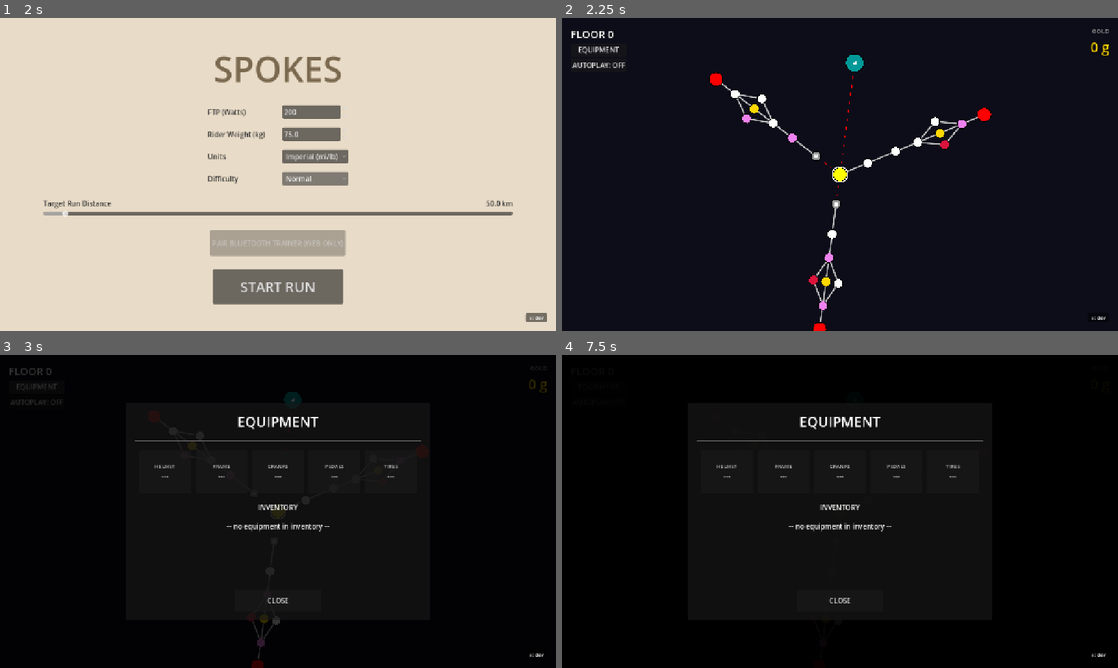
Above: before the commit, frames 1-4 (two rows, left to right).
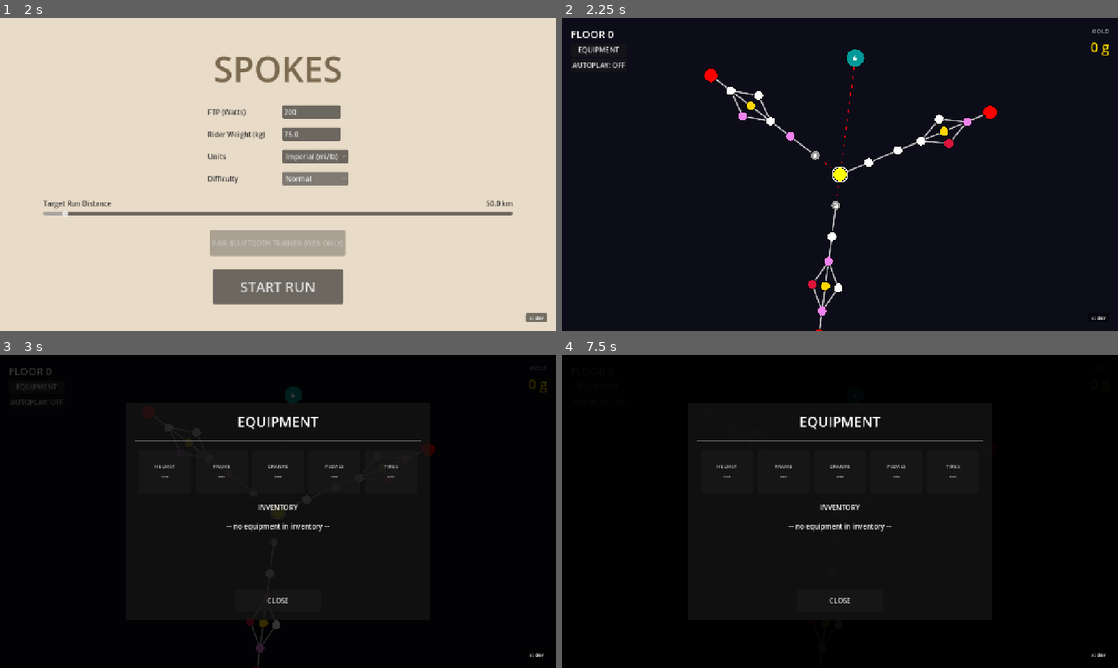
Above: after the commit, the same moments.

Repository: alexkibler/spokes-godot
Game: Godot game, scene res://src/scenes/MenuScene.tscn
The game is run twice, just before and just after one commit, with the same random seed, the same clock (stepped at 60 frames per second) and the same inputs.
Inputs (mouse positions are in pixels of both pictures, inside the frame that each line leads up to):
- Up to frame 1 (2 s): click "Normal" at 0.5 s; click "Normal" at 1.25 s
- Up to frame 2 (2.25 s): click "START RUN" at 2 s
- Up to frame 3 (3 s): click "EQUIPMENT" at 2.75 s
- Up to frame 4 (7.5 s): click "AUTOPLAY: OFF" at 3.5 s; click "EQUIPMENT" at 4.25 s; click "AUTOPLAY: OFF" at 5 s; click "EQUIPMENT" at 5.75 s; click "AUTOPLAY: OFF" at 6.5 s; tap Enter at 7.25 s; move the mouse to (962, 495) at 7.27 s; hold Shift from 7.28 s (still down); click (962, 495) at 7.42 s

Frame 1 is identical in both runs. In frame 2, 1.8% of the frame differs, in the area x 25-79%, y 10-100%; in frame 3, 0.3%; in frame 4, less than 0.1%.

Commit message:
Fix: Correctly translate screen input to world space for node clicking

Diff:
--- a/src/scenes/MapScene.gd
+++ b/src/scenes/MapScene.gd
@@ -39,9 +39,10 @@
 
 	hud.update_hud()
 
-	var viewport_size = get_viewport().get_visible_rect().size
-	var center = viewport_size / 2.0
-	var scale_factor = min(viewport_size.x, viewport_size.y) * 0.8
+	# Use fixed reference for world-space drawing
+	# This matches the Camera2D position at (640, 360)
+	var center = Vector2(640, 360)
+	var scale_factor = 600.0 # 0.8 * 750 (approx)
 
 	# Draw edges
 	for edge in run["edges"]:
@@ -150,34 +151,25 @@
 
 func _input(event: InputEvent) -> void:
 	if (event is InputEventMouseButton or event is InputEventScreenTouch) and event.is_pressed():
-		print("[INPUT DEBUG] Event Type: ", event.get_class(), " Pressed: ", event.is_pressed())
-		print("[INPUT DEBUG] Raw Position: ", event.position)
-
 		var run = RunManager.get_run()
-		if run.is_empty():
-			print("[INPUT DEBUG] Run is empty, ignoring click")
-			return
-
-		var viewport_size = get_viewport().get_visible_rect().size
-		var center = viewport_size / 2.0
-		var scale_factor = min(viewport_size.x, viewport_size.y) * 0.8
-
-		# For ScreenTouch, use event.position. For Mouse, make_input_local(event).position is safer.
-		var click_pos = event.position
-
-		print("[INPUT DEBUG] Viewport Size: ", viewport_size, " Center: ", center, " Scale Factor: ", scale_factor)
-		print("[INPUT DEBUG] Final Click Pos: ", click_pos)
+		if run.is_empty(): return
+
+		# Stable World Coordinates
+		var center = Vector2(640, 360)
+		var scale_factor = 600.0
+
+		# Translate Screen/Viewport position to World position
+		var world_click_pos = get_canvas_transform().affine_inverse() * event.position
+
+		print("[INPUT DEBUG] Screen Pos: ", event.position, " -> World Pos: ", world_click_pos)
 
 		# Check node clicks
 		for node in run["nodes"]:
 			var pos = center + (Vector2(node["x"], node["y"]) - Vector2(0.5, 0.5)) * scale_factor
-			var dist = click_pos.distance_to(pos)
-
-			if dist < 100.0:
-				print("[INPUT DEBUG] Node ", node["id"], " type: ", node["type"], " at screen pos: ", pos, " Distance: ", dist)
+			var dist = world_click_pos.distance_to(pos)
 
 			if dist < 25.0:
-				print("[INPUT DEBUG] CLICK HIT! Calling _on_node_clicked for ", node["id"])
+				print("[INPUT DEBUG] HIT Node: ", node["id"])
 				_on_node_clicked(node)
 				return
 
